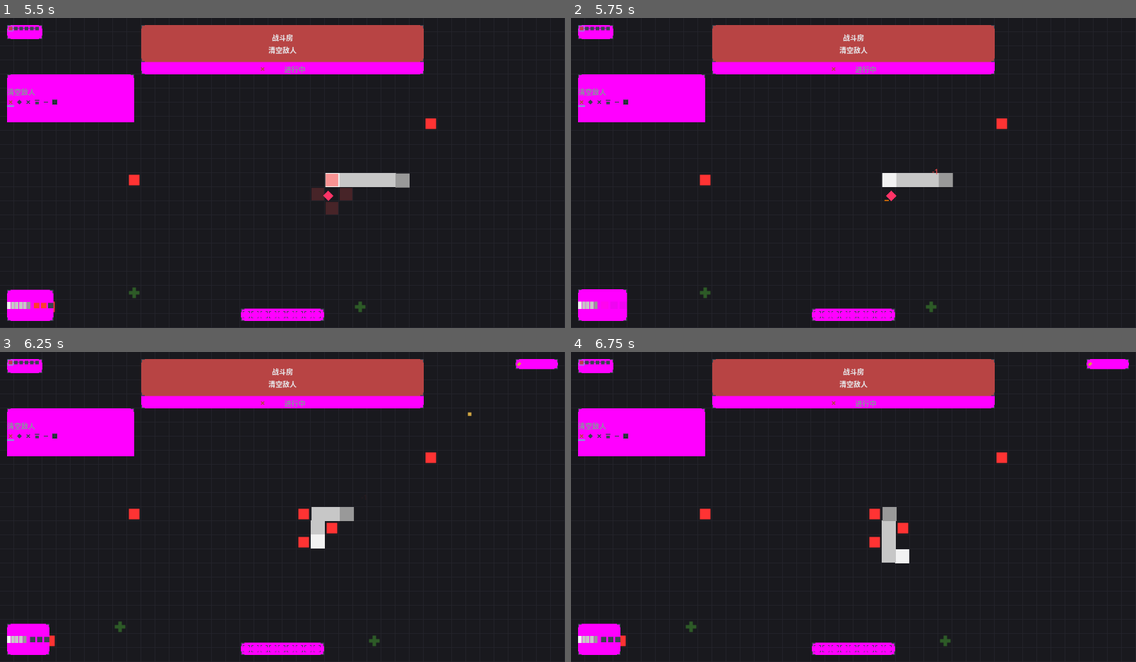
Above: before the commit, frames 1-4 (two rows, left to right).
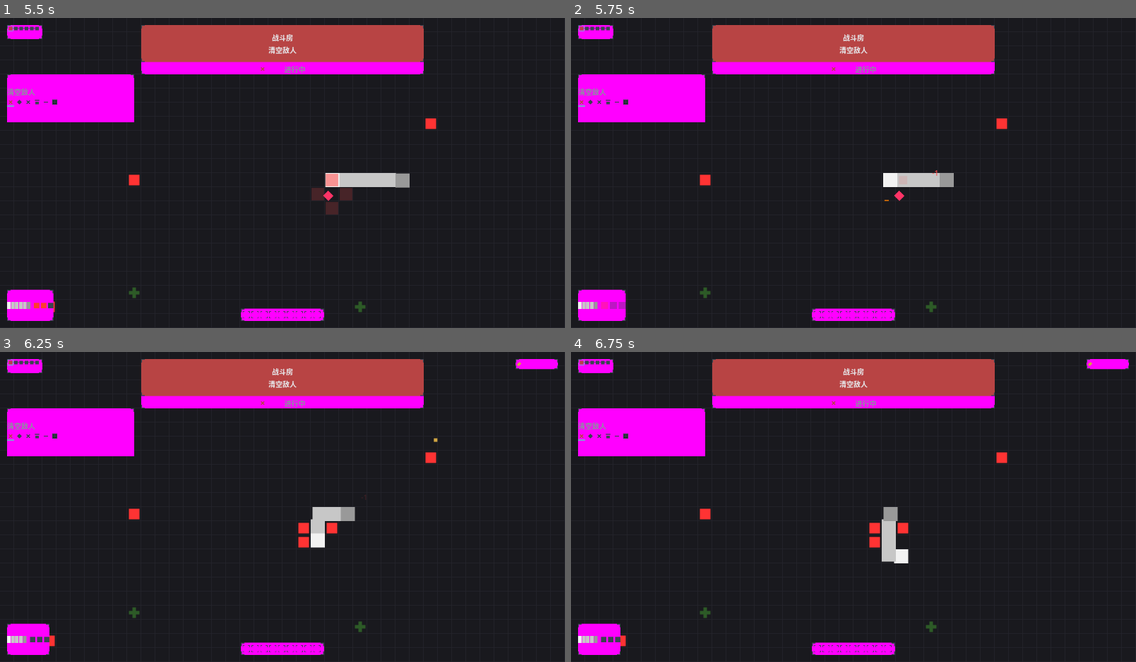
Above: after the commit, the same moments.

Repository: ztwosone/GreedySnake
Game: Godot game, scene res://scenes/main.tscn
Same seed, same stepped clock (60 frames per second), same inputs: the game is played once before the commit and once after it.
Inputs (mouse positions are in pixels of both pictures, inside the frame that each line leads up to):
- Up to frame 1 (5.5 s): click "开始游戏" at 0.5 s; tap Enter at 1.25, 1.35 s; move the mouse to (406, 157) at 1.27 s; hold D (move_right) 1.28-2.03 s; click (406, 157) at 1.42 s; tap Space at 1.52, 2.27, 3.77, 4.52, 5.27 s; move the mouse to (169, 188) at 2.02 s; hold S (move_down) 2.03-2.78 s; tap 1 at 2.1 s; move the mouse to (339, 104) at 2.77 s; hold D (move_right) 2.78-3.53 s; tap T at 2.85 s; move the mouse to (254, 235) at 3.52 s; hold W (move_up) 3.53-4.28 s; tap N at 3.6 s; click (254, 235) at 3.67 s; move the mouse to (452, 219) at 4.27 s; hold A (move_left) from 4.28 s (still down); tap Y at 4.35 s; move the mouse to (113, 126) at 5.02 s; tap B at 5.1 s
- Up to frame 2 (5.75 s): keep holding A (move_left)
- Up to frame 3 (6.25 s): move the mouse to (310, 507) at 5.77 s; release A (move_left) at 5.78 s; hold S (move_down) from 5.78 s (still down); tap H at 5.85 s; click (310, 507) at 5.92 s
- Up to frame 4 (6.75 s): move the mouse to (768, 429) at 6.52 s; release S (move_down) at 6.53 s; hold D (move_right) from 6.53 s (still down); tap J at 6.6 s

Frame 1 is identical in both runs. In frame 2, 0.3% of the frame differs, in the area x 1-68%, y 48-98%; in frame 3, 0.4%, in the area x 20-84%, y 19-95%; in frame 4, 0.4%.

Commit message:
004 T105: SFXForge + AudioManager + game-feel trigger table MUST #1-8
- SFXForge autoload：boot 按 audio.sfx 合成 11 音色 AudioStreamWAV——16-bit mono 22050、
  s16 小端手写、id 哈希 LCG 确定性噪声、steps>1 扫频量化台阶（room_clear 两音上行）；
  五条实现坑全遵守
- AudioManager autoload：8 voice 池、仅监听 EventBus、dedup_ms 防重（ticks_msec 差值）、
  sfx_invoked 仪表 + last_played 环形缓冲 ≤32、连吃音高 +1 半音/4s streak、
  反应三变体按 reaction_id 哈希定声、card_in ×3 stagger（超防重窗）、
  audio.enabled=false 零播放完整可玩
- game_feel.triggers 9 行（MUST #1-8）表即代码：运行时 hitstop/shake 强度迁移单一来源
  （enemy_manager/length_system/enemy/ceremony_layer 四处；ceremony.death_hitstop_sec 删除）
- ConfigManager.get_trigger/get_audio_config；设计 §14 audio/triggers schema 同步
- 强度排序断言 segment_loss > hit（hitstop+shake，同一 JSON）；新套件 test_xp_audio
- 门禁：77/77 套件 4364/4364 + STRICT PASSED（headless 音频零 stderr）

Co-Authored-By: Claude Fable 5 <noreply@anthropic.com>

Diff:
--- /dev/null
+++ b/Project/Test/cases/test_xp_audio.gd
@@ -0,0 +1,212 @@
+extends RefCounted
+## Phase P T105: 程序化音频契约（presentation_design.md §9 触发表 / §10 音频体系）
+## SFXForge（boot 按 JSON 合成 AudioStreamWAV，16-bit mono 22050Hz）+
+## AudioManager（8 voice 池、仅监听 EventBus、dedup_ms 防重、sfx_invoked 仪表 +
+## last_played 环形缓冲）。触发表 = presentation.game_feel.triggers（表即契约，
+## Layer A 直接读同一份 JSON 断言）；强度排序 segment_loss > hit；
+## audio.enabled=false 完整可玩零播放。
+
+## MUST 触发表（§9 #1-8；#5 反应为三变体、#8 拆 presented/chosen 两行）
+const MUST_SFX_TABLE: Dictionary = {
+	"snake_food_eaten": "eat",
+	"enemy_killed": "kill",
+	"snake_body_attacked": "hit",
+	"snake_length_decreased": "segment_loss",
+	"snake_died": "death",
+	"room_completed": "room_clear",
+	"choice_presented": "card_in",
+	"choice_chosen": "confirm",
+}
+
+var _invoked: Array = []
+
+
+func run(t) -> void:
+	_test_trigger_table_contract(t)
+	_test_sfx_forge(t)
+	await _test_audio_manager(t)
+
+
+# === §9：触发表完整性 + 强度排序（JSON 数值比较） ===
+func _test_trigger_table_contract(t) -> void:
+	var triggers: Dictionary = ConfigManager.get_game_feel().get("triggers", {})
+	var bank: Dictionary = ConfigManager.get_presentation_config() \
+		.get("audio", {}).get("sfx", {})
+
+	for event_id in MUST_SFX_TABLE:
+		var trig: Dictionary = triggers.get(event_id, {})
+		t.assert_false(trig.is_empty(), "[P105] triggers has MUST row '%s'" % event_id)
+		if trig.is_empty():
+			continue
+		t.assert_true(bool(trig.get("enabled", false)),
+			"[P105] MUST trigger '%s' enabled" % event_id)
+		var sfx_id: String = str(trig.get("sfx", ""))
+		t.assert_eq(sfx_id, MUST_SFX_TABLE[event_id],
+			"[P105] '%s' maps to sfx '%s'" % [event_id, MUST_SFX_TABLE[event_id]])
+		t.assert_true(bank.has(sfx_id), "[P105] sfx bank defines '%s'" % sfx_id)
+
+	# #5 反应三变体（reaction_*）
+	var reaction_trig: Dictionary = triggers.get("reaction_triggered", {})
+	var variants: Array = reaction_trig.get("sfx_variants", [])
+	t.assert_eq(variants.size(), 3, "[P105] reaction trigger has 3 sfx variants")
+	for v in variants:
+		t.assert_true(bank.has(str(v)), "[P105] sfx bank defines variant '%s'" % v)
+
+	# 强度排序硬约束（§9）：segment_loss 的 hitstop/shake 必须 > hit
+	var loss: Dictionary = triggers.get("snake_length_decreased", {})
+	var hit: Dictionary = triggers.get("snake_body_attacked", {})
+	t.assert_true(float(loss.get("hitstop", 0)) > float(hit.get("hitstop", 0)),
+		"[P105] intensity order: segment_loss hitstop > hit hitstop")
+	t.assert_true(float(loss.get("shake", 0)) > float(hit.get("shake", 0)),
+		"[P105] intensity order: segment_loss shake > hit shake")
+	# 表内强度数值即运行时数值（表即代码）：#2/#6 关键 hitstop 与设计表一致
+	t.assert_eq(float(triggers.get("enemy_killed", {}).get("hitstop", 0)), 0.03,
+		"[P105] enemy_killed hitstop == 0.03 (design table #2)")
+	t.assert_eq(float(triggers.get("snake_died", {}).get("hitstop", 0)), 0.1,
+		"[P105] snake_died hitstop == 0.1 (design table #6)")
+
+
+# === §10：SFXForge boot 合成全部音色（五条实现坑之 16-bit/22050/mono） ===
+func _test_sfx_forge(t) -> void:
+	var forge: Node = t.get_node_or_null("/root/SFXForge")
+	t.assert_true(forge != null, "[P105] SFXForge autoload registered")
+	if forge == null:
+		return
+	var bank: Dictionary = ConfigManager.get_presentation_config() \
+		.get("audio", {}).get("sfx", {})
+	t.assert_true(bank.size() >= 11, "[P105] sfx bank has full MUST set (got %d)" % bank.size())
+	for sfx_id in bank:
+		var stream = forge.get_stream(str(sfx_id))
+		t.assert_true(stream is AudioStreamWAV, "[P105] '%s' synthesized" % sfx_id)
+		if not (stream is AudioStreamWAV):
+			continue
+		t.assert_eq(stream.format, AudioStreamWAV.FORMAT_16_BITS,
+			"[P105] '%s' is FORMAT_16_BITS (pitfall #1)" % sfx_id)
+		t.assert_eq(stream.mix_rate, 22050, "[P105] '%s' mix rate 22050" % sfx_id)
+		t.assert_false(stream.stereo, "[P105] '%s' is mono" % sfx_id)
+		var expected: int = int(float(bank[sfx_id].get("duration", 0.0)) * 22050.0) * 2
+		t.assert_true(absi(stream.data.size() - expected) <= 4,
+			"[P105] '%s' data length matches duration (got %d, want ~%d)" % [
+				sfx_id, stream.data.size(), expected])
+	# §7 #6：death 为 1.2s 下行扫频
+	var death_def: Dictionary = bank.get("death", {})
+	t.assert_eq(float(death_def.get("duration", 0)), 1.2, "[P105] death sweep is 1.2s")
+	t.assert_true(float(death_def.get("freq_end", 0)) < float(death_def.get("freq_start", 0)),
+		"[P105] death sweep descends")
+
+
+# === §10：AudioManager——事件绑定/防重/连吃音高/关音频旁路/环形缓冲 ===
+func _test_audio_manager(t) -> void:
+	var mgr: Node = t.get_node_or_null("/root/AudioManager")
+	t.assert_true(mgr != null, "[P105] AudioManager autoload registered")
+	if mgr == null:
+		return
+	var voices: int = 0
+	for child in mgr.get_children():
+		if child is AudioStreamPlayer:
+			voices += 1
+	t.assert_eq(voices, 8, "[P105] 8-voice player pool")
+
+	var saved_gm: Dictionary = {
+		"state": GameManager.current_state, "score": GameManager.current_score,
+		"best": GameManager.best_score,
+	}
+	var audio_cfg: Dictionary = ConfigManager.presentation.get("audio", {})
+	var saved_dedup: int = int(audio_cfg.get("dedup_ms", 50))
+	audio_cfg["dedup_ms"] = 0  # 顺序契约测试不受 50ms 防重干扰
+	_invoked.clear()
+	mgr.sfx_invoked.connect(_on_sfx_invoked)
+
+	# MUST 表逐行：事件 → 对应 sfx 同步可观测
+	var payloads: Dictionary = {
+		"snake_food_eaten": [EventBus.snake_food_eaten,
+			{"food": null, "position": Vector2i.ZERO, "food_type": "normal"}],
+		"enemy_killed": [EventBus.enemy_killed,
+			{"enemy_def": null, "position": Vector2i.ZERO, "method": "t105"}],
+		"snake_body_attacked": [EventBus.snake_body_attacked,
+			{"position": Vector2i.ZERO, "segment": null, "enemy": null,
+				"status_transferred": false}],
+		"snake_length_decreased": [EventBus.snake_length_decreased,
+			{"amount": 1, "source": "t105", "new_length": 3}],
+		"snake_died": [EventBus.snake_died, {"cause": "t105_probe"}],
+		"room_completed": [EventBus.room_completed,
+			{"room_id": "t105", "room_type": "combat"}],
+		"choice_presented": [EventBus.reward_presented,
+			{"offer_id": "t105", "options": []}],
+		"choice_chosen": [EventBus.reward_chosen,
+			{"offer_id": "t105", "option_id": "x", "skipped": false}],
+	}
+	for event_id in payloads:
+		var before: int = _invoked.size()
+		payloads[event_id][0].emit(payloads[event_id][1])
+		var expected_sfx: String = MUST_SFX_TABLE[event_id]
+		var got: Array = _invoked.slice(before).map(func(e): return e[0])
+		t.assert_true(got.has(expected_sfx),
+			"[P105] %s -> sfx '%s' invoked (got %s)" % [event_id, expected_sfx, got])
+
+	# #5 反应三变体：同 reaction_id 决定性、变体属配置集合
+	var variants: Array = ConfigManager.get_game_feel().get("triggers", {}) \
+		.get("reaction_triggered", {}).get("sfx_variants", [])
+	var before_r: int = _invoked.size()
+	EventBus.reaction_triggered.emit({"reaction_id": "boil", "position": Vector2i.ZERO,
+		"type_a": "wet", "type_b": "burn", "layer_a": 1, "layer_b": 1, "damage": 1})
+	EventBus.reaction_triggered.emit({"reaction_id": "boil", "position": Vector2i.ZERO,
+		"type_a": "wet", "type_b": "burn", "layer_a": 1, "layer_b": 1, "damage": 1})
+	var reaction_plays: Array = _invoked.slice(before_r).map(func(e): return e[0])
+	t.assert_eq(reaction_plays.size(), 2, "[P105] both reactions played (dedup off)")
+	if reaction_plays.size() == 2:
+		t.assert_eq(reaction_plays[0], reaction_plays[1],
+			"[P105] same reaction_id picks the same variant (deterministic)")
+		t.assert_true(variants.has(reaction_plays[0]),
+			"[P105] variant comes from the configured set")
+
+	# #1 连吃音高 +1 半音：同窗第二口 pitch 更高
+	var before_e: int = _invoked.size()
+	EventBus.snake_food_eaten.emit({"food": null, "position": Vector2i.ZERO,
+		"food_type": "normal"})
+	EventBus.snake_food_eaten.emit({"food": null, "position": Vector2i.ZERO,
+		"food_type": "normal"})
+	var eats: Array = _invoked.slice(before_e).filter(func(e): return e[0] == "eat")
+	t.assert_eq(eats.size(), 2, "[P105] both eats played")
+	if eats.size() == 2:
+		t.assert_true(float(eats[1][1].get("pitch", 1.0)) > float(eats[0][1].get("pitch", 1.0)),
+			"[P105] consecutive eat raises pitch (+1 semitone streak)")
+
+	# §10 防重：恢复 dedup 后同音效连发只过第一发
+	# （先真实等 60ms 让 sweep 阶段的 kill 时间戳滑出防重窗）
+	audio_cfg["dedup_ms"] = 50
+	await t.get_tree().create_timer(0.06).timeout
+	var before_d: int = _invoked.size()
+	EventBus.enemy_killed.emit({"enemy_def": null, "position": Vector2i.ZERO,
+		"method": "t105"})
+	EventBus.enemy_killed.emit({"enemy_def": null, "position": Vector2i.ZERO,
+		"method": "t105"})
+	t.assert_eq(_invoked.slice(before_d).size(), 1,
+		"[P105] 50ms dedup suppresses the immediate repeat")
+
+	# audio.enabled=false：完整事件流零播放零报错（宪法：可禁用）
+	var saved_enabled: bool = bool(audio_cfg.get("enabled", true))
+	audio_cfg["enabled"] = false
+	audio_cfg["dedup_ms"] = 0
+	var before_off: int = _invoked.size()
+	for event_id in payloads:
+		payloads[event_id][0].emit(payloads[event_id][1])
+	t.assert_eq(_invoked.slice(before_off).size(), 0,
+		"[P105] audio off: zero plays across the full MUST sweep")
+	audio_cfg["enabled"] = saved_enabled
+	audio_cfg["dedup_ms"] = saved_dedup
+
+	# last_played 环形缓冲有界（Layer A 观察点）
+	t.assert_true(mgr.last_played.size() <= 32, "[P105] last_played ring bounded")
+	t.assert_true(mgr.last_played.size() > 0, "[P105] last_played recorded plays")
+
+	mgr.sfx_invoked.disconnect(_on_sfx_invoked)
+	GameManager.current_state = int(saved_gm.get("state", GameManager.GameState.TITLE))
+	GameManager.current_score = int(saved_gm.get("score", 0))
+	GameManager.best_score = int(saved_gm.get("best", 0))
+	TickManager.stop_ticking()
+	await t.get_tree().process_frame
+
+
+func _on_sfx_invoked(sfx_id: String, args: Dictionary) -> void:
+	_invoked.append([sfx_id, args])
--- /dev/null
+++ b/Project/autoloads/audio_manager.gd
@@ -0,0 +1,134 @@
+extends Node
+## AudioManager——事件驱动音效播放器（SpecKit 004 Phase P T105，presentation §9/§10）
+## 8 voice AudioStreamPlayer 池；**仅监听 EventBus**（§11.1 只听不驱动）；
+## 触发绑定 = `presentation.game_feel.triggers`（表即代码，Layer A 读同一份 JSON）；
+## 同音效 `audio.dedup_ms` 防重（Time.get_ticks_msec 差值，坑 #4）；
+## 仪表信号 `sfx_invoked(sfx_id, args)` + `last_played` 环形缓冲（挂单例不挂 EventBus，
+## §11.4）。`audio.enabled=false` 零播放完整可玩（宪法：可禁用）。
+## 音乐不做（SFX-only）。
+
+signal sfx_invoked(sfx_id: String, args: Dictionary)
+
+const VOICE_COUNT: int = 8
+const RING_LIMIT: int = 32
+
+var last_played: Array = []
+
+var _players: Array = []
+var _last_played_ms: Dictionary = {}
+var _eat_streak: int = 0
+var _last_eat_ms: int = -1000000
+
+
+func _ready() -> void:
+	var volume_db: float = float(
+		ConfigManager.get_presentation_config().get("audio", {}).get("master_volume_db", 0))
+	for i in VOICE_COUNT:
+		var player := AudioStreamPlayer.new()
+		player.name = "Voice%d" % i
+		player.volume_db = volume_db
+		add_child(player)
+
+	# §9 触发表绑定（MUST #1-8；#8 的 presented/chosen 族与 CeremonyLayer 同口径）
+	EventBus.snake_food_eaten.connect(_on_food_eaten)
+	EventBus.enemy_killed.connect(_play_for_event.bind("enemy_killed"))
+	EventBus.snake_body_attacked.connect(_play_for_event.bind("snake_body_attacked"))
+	EventBus.snake_length_decreased.connect(_play_for_event.bind("snake_length_decreased"))
+	EventBus.snake_died.connect(_play_for_event.bind("snake_died"))
+	EventBus.room_completed.connect(_play_for_event.bind("room_completed"))
+	EventBus.reaction_triggered.connect(_on_reaction)
+	for presented in [EventBus.reward_presented, EventBus.scale_reward_presented,
+			EventBus.floor_reward_presented]:
+		presented.connect(_on_choice_presented)
+	for chosen in [EventBus.reward_chosen, EventBus.scale_reward_chosen,
+			EventBus.scale_option_discarded, EventBus.floor_reward_chosen]:
+		chosen.connect(_play_for_event.bind("choice_chosen"))
+	EventBus.game_started.connect(_on_game_started)
+
+
+## 通用播放（仪表 + 防重 + voice 池）。返回是否真实出声。
+func play_sfx(sfx_id: String, pitch: float = 1.0) -> bool:
+	var audio_cfg: Dictionary = ConfigManager.get_presentation_config().get("audio", {})
+	if not bool(audio_cfg.get("enabled", true)):
+		return false
+	if not SFXForge.has_stream(sfx_id):
+		return false
+	var now: int = Time.get_ticks_msec()
+	var dedup_ms: int = int(audio_cfg.get("dedup_ms", 50))
+	if dedup_ms > 0 and now - int(_last_played_ms.get(sfx_id, -1000000)) < dedup_ms:
+		return false
+	_last_played_ms[sfx_id] = now
+
+	var player: AudioStreamPlayer = _grab_voice()
+	player.stream = SFXForge.get_stream(sfx_id)
+	player.pitch_scale = pitch
+	player.play()
+
+	sfx_invoked.emit(sfx_id, {"pitch": pitch})
+	last_played.append(sfx_id)
+	if last_played.size() > RING_LIMIT:
+		last_played.pop_front()
+	return true
+
+
+func _grab_voice() -> AudioStreamPlayer:
+	for player in get_children():
+		if player is AudioStreamPlayer and not player.playing:
+			return player
+	return get_child(0)
+
+
+func _trigger(event_id: String) -> Dictionary:
+	return ConfigManager.get_game_feel().get("triggers", {}).get(event_id, {})
+
+
+func _play_for_event(_data: Dictionary, event_id: String) -> void:
+	var trig: Dictionary = _trigger(event_id)
+	if not bool(trig.get("enabled", false)):
+		return
+	play_sfx(str(trig.get("sfx", "")))
+
+
+## §9 #1：连吃音高 +1 半音，streak_window_sec 无续口即衰减归零
+func _on_food_eaten(_data: Dictionary) -> void:
+	var trig: Dictionary = _trigger("snake_food_eaten")
+	if not bool(trig.get("enabled", false)):
+		return
+	var now: int = Time.get_ticks_msec()
+	var window_ms: int = int(float(trig.get("streak_window_sec", 4.0)) * 1000.0)
+	if now - _last_eat_ms > window_ms:
+		_eat_streak = 0
+	var semitones: float = float(_eat_streak * int(trig.get("pitch_step_semitones", 1)))
+	if play_sfx(str(trig.get("sfx", "")), pow(2.0, semitones / 12.0)):
+		_eat_streak += 1
+		_last_eat_ms = now
+
+
+## §9 #5：反应三变体——reaction_id 哈希定变体（同反应同声，命名教学一致性）
+func _on_reaction(data: Dictionary) -> void:
+	var trig: Dictionary = _trigger("reaction_triggered")
+	if not bool(trig.get("enabled", false)):
+		return
+	var variants: Array = trig.get("sfx_variants", [])
+	if variants.is_empty():
+		return
+	var idx: int = hash(str(data.get("reaction_id", ""))) % variants.size()
+	play_sfx(str(variants[idx]))
+
+
+## §9 #8：card_in ×N stagger（首发即时入契约，余发计时器超 dedup 窗）
+func _on_choice_presented(_data: Dictionary) -> void:
+	var trig: Dictionary = _trigger("choice_presented")
+	if not bool(trig.get("enabled", false)):
+		return
+	var sfx_id: String = str(trig.get("sfx", ""))
+	play_sfx(sfx_id)
+	var stagger_sec: float = float(trig.get("stagger_sec", 0.06))
+	for i in range(1, int(trig.get("stagger_count", 1))):
+		get_tree().create_timer(stagger_sec * i).timeout.connect(
+			play_sfx.bind(sfx_id), CONNECT_ONE_SHOT)
+
+
+func _on_game_started() -> void:
+	_eat_streak = 0
+	_last_eat_ms = -1000000
--- a/Project/autoloads/config_manager.gd
+++ b/Project/autoloads/config_manager.gd
@@ -490,6 +490,16 @@
 	return presentation.get("game_feel", {})
 
 
+func get_trigger(event_id: String) -> Dictionary:
+	## §9 触发表行（T105：表即代码——运行时 juice 强度与 Layer A 断言共用此 JSON）
+	return presentation.get("game_feel", {}).get("triggers", {}).get(event_id, {})
+
+
+func get_audio_config() -> Dictionary:
+	## §10 音频体系（SFXForge 音色库 / AudioManager 防重与音量）
+	return presentation.get("audio", {})
+
+
 func get_glyph_def(glyph_id: String) -> Array:
 	## §3 glyph 定义（≤4 矩形）；"_" 前缀为元数据键，非 glyph
 	var glyphs: Dictionary = presentation.get("glyphs", {})
--- /dev/null
+++ b/Project/autoloads/sfx_forge.gd
@@ -0,0 +1,96 @@
+extends Node
+## SFXForge——程序化音色合成器（SpecKit 004 Phase P T105，presentation_design.md §10）
+## boot 时按 `presentation.audio.sfx` 合成全部 AudioStreamWAV。
+## 参数 schema：{wave: sine|square|triangle|noise, freq_start, freq_end, duration,
+## attack, decay, noise_mix, volume, steps?}（steps>1 = 频率扫频量化为 N 级——
+## room_clear「两音上行」之类的台阶音）。
+## 五条实现坑（设计 §10 强制）：① 只用 FORMAT_16_BITS + s16 小端手写；
+## ② 测试不 await finished；③ autoload 排 ConfigManager 之后；④ 防重在 AudioManager；
+## ⑤ 不动总线（master_volume_db 落在 voice 池 volume_db）。
+## 噪声用 id 哈希种子 LCG（确定性，boot 不消耗全局 RNG）。
+
+const MIX_RATE: int = 22050
+
+var _streams: Dictionary = {}
+
+
+func _ready() -> void:
+	_synthesize_all()
+
+
+func _synthesize_all() -> void:
+	_streams.clear()
+	var bank: Dictionary = ConfigManager.get_presentation_config() \
+		.get("audio", {}).get("sfx", {})
+	for sfx_id in bank:
+		_streams[str(sfx_id)] = _forge(str(sfx_id), bank[sfx_id])
+
+
+func get_stream(sfx_id: String) -> AudioStreamWAV:
+	return _streams.get(sfx_id)
+
+
+func has_stream(sfx_id: String) -> bool:
+	return _streams.has(sfx_id)
+
+
+static func _forge(sfx_id: String, def: Dictionary) -> AudioStreamWAV:
+	var duration: float = maxf(float(def.get("duration", 0.05)), 0.01)
+	var freq_start: float = float(def.get("freq_start", 440.0))
+	var freq_end: float = float(def.get("freq_end", freq_start))
+	var attack: float = maxf(float(def.get("attack", 0.005)), 0.0)
+	var decay: float = maxf(float(def.get("decay", 0.0)), 0.0)
+	var noise_mix: float = clampf(float(def.get("noise_mix", 0.0)), 0.0, 1.0)
+	var volume: float = clampf(float(def.get("volume", 0.5)), 0.0, 1.0)
+	var steps: int = maxi(int(def.get("steps", 1)), 1)
+	var wave: String = str(def.get("wave", "sine"))
+
+	var n: int = int(duration * MIX_RATE)
+	var data := PackedByteArray()
+	data.resize(n * 2)
+
+	var phase: float = 0.0
+	var noise_state: int = hash(sfx_id) & 0x7FFFFFFF
+	for i in n:
+		var t: float = float(i) / MIX_RATE
+		var progress: float = t / duration
+		# steps>1：扫频量化为离散台阶（两音上行等）
+		if steps > 1:
+			progress = floorf(progress * steps) / float(steps)
+		var freq: float = lerpf(freq_start, freq_end, progress)
+		phase += freq / MIX_RATE
+
+		var frac: float = phase - floorf(phase)
+		var tone: float
+		match wave:
+			"square":
+				tone = 1.0 if frac < 0.5 else -1.0
+			"triangle":
+				tone = 2.0 * absf(2.0 * frac - 1.0) - 1.0
+			"noise":
+				tone = 0.0
+			_:
+				tone = sin(TAU * frac)
+
+		# 确定性 LCG 噪声（glibc 系数）
+		noise_state = int((noise_state * 1103515245 + 12345) & 0x7FFFFFFF)
+		var noise: float = float(noise_state) / float(0x7FFFFFFF) * 2.0 - 1.0
+		var sample: float = lerpf(tone, noise, noise_mix if wave != "noise" else 1.0)
+
+		# 包络：attack 线性升 + 尾部 decay 线性收
+		var env: float = 1.0
+		if attack > 0.0 and t < attack:
+			env = t / attack
+		if decay > 0.0 and t > duration - decay:
+			env = minf(env, (duration - t) / decay)
+		var v: int = int(clampf(sample * env * volume, -1.0, 1.0) * 32767.0)
+		# s16 小端手写（坑 #1：encode_s16 语义）
+		data[i * 2] = v & 0xFF
+		data[i * 2 + 1] = (v >> 8) & 0xFF
+
+	var stream := AudioStreamWAV.new()
+	stream.format = AudioStreamWAV.FORMAT_16_BITS
+	stream.mix_rate = MIX_RATE
+	stream.stereo = false
+	stream.data = data
+	return stream
--- a/Project/data/json/game_config.json
+++ b/Project/data/json/game_config.json
@@ -1322,7 +1322,6 @@
     "ceremony": {
       "dim_alpha": 0.6,
       "dim_sec": 0.3,
-      "death_hitstop_sec": 0.1,
       "dissolve_per_segment_sec": 0.05,
       "desaturate_alpha": 0.55,
       "desaturate_sec": 0.4,
@@ -1408,9 +1407,36 @@
       "ring_start_scale": 0.25,
       "fly_size": 8,
       "pickup_blink_hz": 1.2,
-      "triggers": {}
-    },
-    "audio": { "enabled": true, "master_volume_db": -6, "dedup_ms": 50, "sfx": {} },
+      "triggers": {
+        "snake_food_eaten": { "enabled": true, "sfx": "eat", "hitstop": 0.0, "shake": 0.0, "pitch_step_semitones": 1, "streak_window_sec": 4.0 },
+        "enemy_killed": { "enabled": true, "sfx": "kill", "hitstop": 0.03, "shake": 2.0 },
+        "snake_body_attacked": { "enabled": true, "sfx": "hit", "hitstop": 0.0, "shake": 1.5 },
+        "snake_length_decreased": { "enabled": true, "sfx": "segment_loss", "hitstop": 0.05, "shake": 4.0 },
+        "reaction_triggered": { "enabled": true, "sfx_variants": ["reaction_burst", "reaction_zap", "reaction_cloud"], "hitstop": 0.0, "shake": 2.0 },
+        "snake_died": { "enabled": true, "sfx": "death", "hitstop": 0.1, "shake": 0.0 },
+        "room_completed": { "enabled": true, "sfx": "room_clear", "hitstop": 0.0, "shake": 0.0 },
+        "choice_presented": { "enabled": true, "sfx": "card_in", "stagger_count": 3, "stagger_sec": 0.06 },
+        "choice_chosen": { "enabled": true, "sfx": "confirm" }
+      }
+    },
+    "audio": {
+      "enabled": true,
+      "master_volume_db": -6,
+      "dedup_ms": 50,
+      "sfx": {
+        "eat": { "wave": "sine", "freq_start": 660, "freq_end": 880, "duration": 0.08, "attack": 0.005, "decay": 0.05, "noise_mix": 0.0, "volume": 0.5 },
+        "kill": { "wave": "square", "freq_start": 220, "freq_end": 110, "duration": 0.12, "attack": 0.005, "decay": 0.08, "noise_mix": 0.2, "volume": 0.5 },
+        "hit": { "wave": "noise", "freq_start": 220, "freq_end": 150, "duration": 0.1, "attack": 0.005, "decay": 0.07, "noise_mix": 1.0, "volume": 0.45 },
+        "segment_loss": { "wave": "square", "freq_start": 160, "freq_end": 60, "duration": 0.25, "attack": 0.005, "decay": 0.15, "noise_mix": 0.5, "volume": 0.6 },
+        "reaction_burst": { "wave": "square", "freq_start": 330, "freq_end": 520, "duration": 0.15, "attack": 0.01, "decay": 0.1, "noise_mix": 0.15, "volume": 0.5 },
+        "reaction_zap": { "wave": "square", "freq_start": 880, "freq_end": 440, "duration": 0.1, "attack": 0.005, "decay": 0.06, "noise_mix": 0.3, "volume": 0.45 },
+        "reaction_cloud": { "wave": "noise", "freq_start": 400, "freq_end": 200, "duration": 0.2, "attack": 0.02, "decay": 0.14, "noise_mix": 1.0, "volume": 0.4 },
+        "death": { "wave": "sine", "freq_start": 600, "freq_end": 80, "duration": 1.2, "attack": 0.01, "decay": 0.9, "noise_mix": 0.1, "volume": 0.55 },
+        "room_clear": { "wave": "triangle", "freq_start": 440, "freq_end": 660, "duration": 0.25, "attack": 0.01, "decay": 0.12, "noise_mix": 0.0, "volume": 0.5, "steps": 2 },
+        "card_in": { "wave": "triangle", "freq_start": 520, "freq_end": 700, "duration": 0.06, "attack": 0.005, "decay": 0.03, "noise_mix": 0.0, "volume": 0.4 },
+        "confirm": { "wave": "sine", "freq_start": 520, "freq_end": 780, "duration": 0.12, "attack": 0.005, "decay": 0.08, "noise_mix": 0.0, "volume": 0.5 }
+      }
+    },
     "hints": {},
     "death_causes": {
       "hit_boundary": "撞上了边界",
--- a/Project/entities/enemies/enemy.gd
+++ b/Project/entities/enemies/enemy.gd
@@ -321,7 +321,9 @@
 	VFXManager.lunge_toward(self, seg_world_pos)
 	VFXManager.burst_at(seg_world_pos, Color(1.0, 0.2, 0.2), 20.0, 0.15)
 	VFXManager.flash_entity(segment, Color(1.5, 0.3, 0.3))
-	VFXManager.screen_shake(1.5, 0.05)
+	# §9 #3 强度出自触发表（T105 表即代码）
+	VFXManager.screen_shake(
+		float(ConfigManager.get_trigger("snake_body_attacked").get("shake", 1.5)), 0.05)
 
 	# 找到蛇节点
 	var snake_node: Snake = segment.get_parent() as Snake
--- a/Project/project.godot
+++ b/Project/project.godot
@@ -25,6 +25,8 @@
 GameManager="*res://autoloads/game_manager.gd"
 StatusEffectManager="*res://systems/status/status_effect_manager.gd"
 VFXManager="*res://autoloads/vfx_manager.gd"
+SFXForge="*res://autoloads/sfx_forge.gd"
+AudioManager="*res://autoloads/audio_manager.gd"
 
 [display]
 
--- a/Project/systems/enemy/enemy_manager.gd
+++ b/Project/systems/enemy/enemy_manager.gd
@@ -94,8 +94,8 @@
 	# 蛇头 scale bounce
 	if snake and not snake.segments.is_empty() and is_instance_valid(snake.segments[0]):
 		VFXManager.scale_bounce(snake.segments[0], 1.3, 0.15)
-	# 极短暂停（打击感）
-	VFXManager.hit_stop(0.02)
+	# 极短暂停（打击感）——强度出自触发表（§9 #2，T105 表即代码）
+	VFXManager.hit_stop(float(ConfigManager.get_trigger("enemy_killed").get("hitstop", 0.02)))
 
 	# Snake eats enemy
 	enemy.take_damage(enemy.hp)
--- a/Project/systems/length/length_system.gd
+++ b/Project/systems/length/length_system.gd
@@ -77,7 +77,10 @@
 		if not snake.body.is_empty():
 			var tail_pos: Vector2 = GridWorld.grid_to_world(snake.body[-1])
 			VFXManager.popup_text("-%d" % removed, tail_pos, Color(1.0, 0.3, 0.3))
-			VFXManager.screen_shake(3.0, 0.1)
+			# §9 #4 强度出自触发表（segment_loss 必须重于 hit，T105 表即代码）
+			var loss_trigger: Dictionary = ConfigManager.get_trigger("snake_length_decreased")
+			VFXManager.screen_shake(float(loss_trigger.get("shake", 3.0)), 0.1)
+			VFXManager.hit_stop(float(loss_trigger.get("hitstop", 0.0)))
 		EventBus.snake_length_decreased.emit({
 			"amount": removed,
 			"source": source,
--- a/Project/ui/ceremony_layer.gd
+++ b/Project/ui/ceremony_layer.gd
@@ -91,7 +91,8 @@
 ## 死亡仪式：hitstop → 逐段消散（尾→头）→ 去饱和 → dim → 死因一行 → 总结
 func _play_death(cause: String, on_finished: Callable) -> void:
 	var cfg: Dictionary = ConfigManager.get_ceremony_config()
-	VFXManager.hit_stop(float(cfg.get("death_hitstop_sec", 0.0)))
+	# hitstop 强度出自触发表 §9 #6（T105 起单一来源，ceremony.death_hitstop_sec 已删）
+	VFXManager.hit_stop(float(ConfigManager.get_trigger("snake_died").get("hitstop", 0.0)))
 
 	var tw: Tween = _track(create_tween())
 	# ① 蛇尾到头逐段消散（蛇不在场——壳层测试/布景——跳过该段）
Not shown, added: Project/Test/cases/test_xp_audio.gd.uid
Not shown, added: Project/autoloads/audio_manager.gd.uid
Not shown, added: Project/autoloads/sfx_forge.gd.uid
Not shown, changed: .specify/specs/004-presentation-experience/tasks.md
Not shown, changed: AgentOps/CurrentState.md
Not shown, changed: Designs/Interactive/presentation_design.md
Not shown, changed: TechDocs/QuickReference.md
